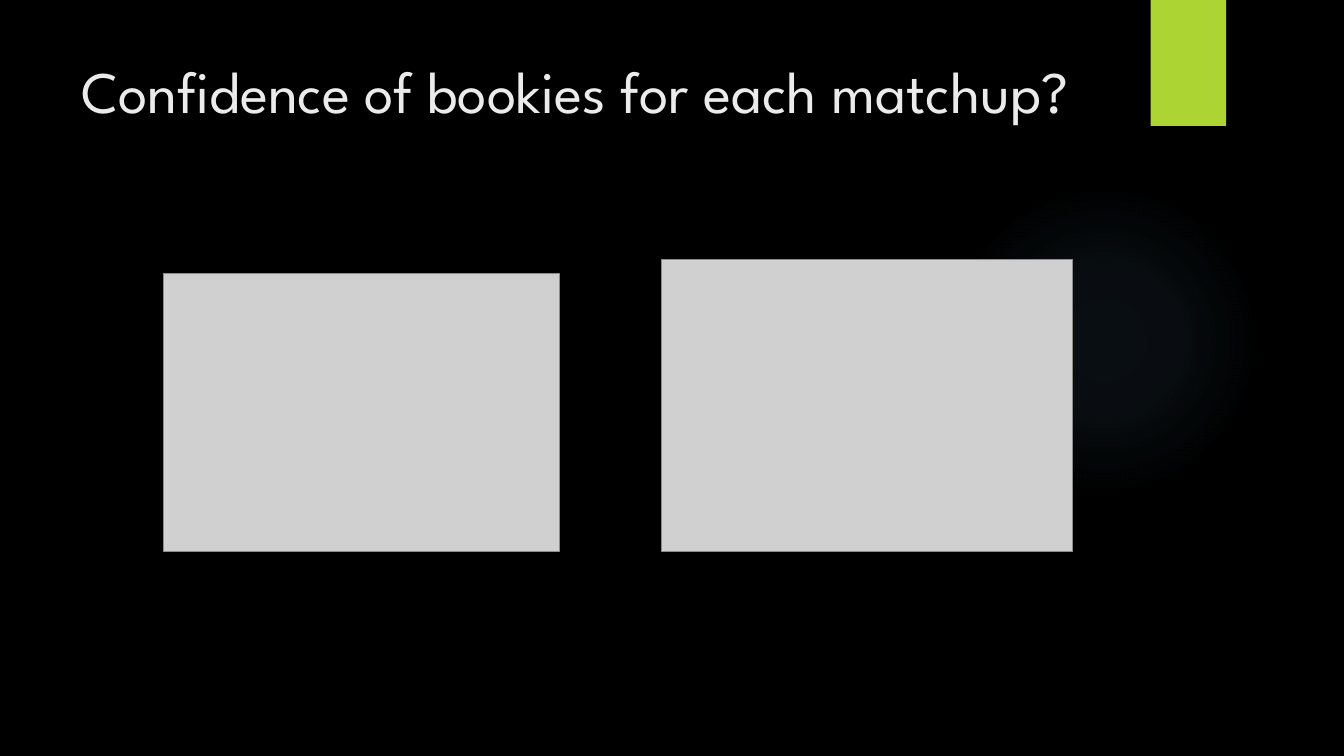
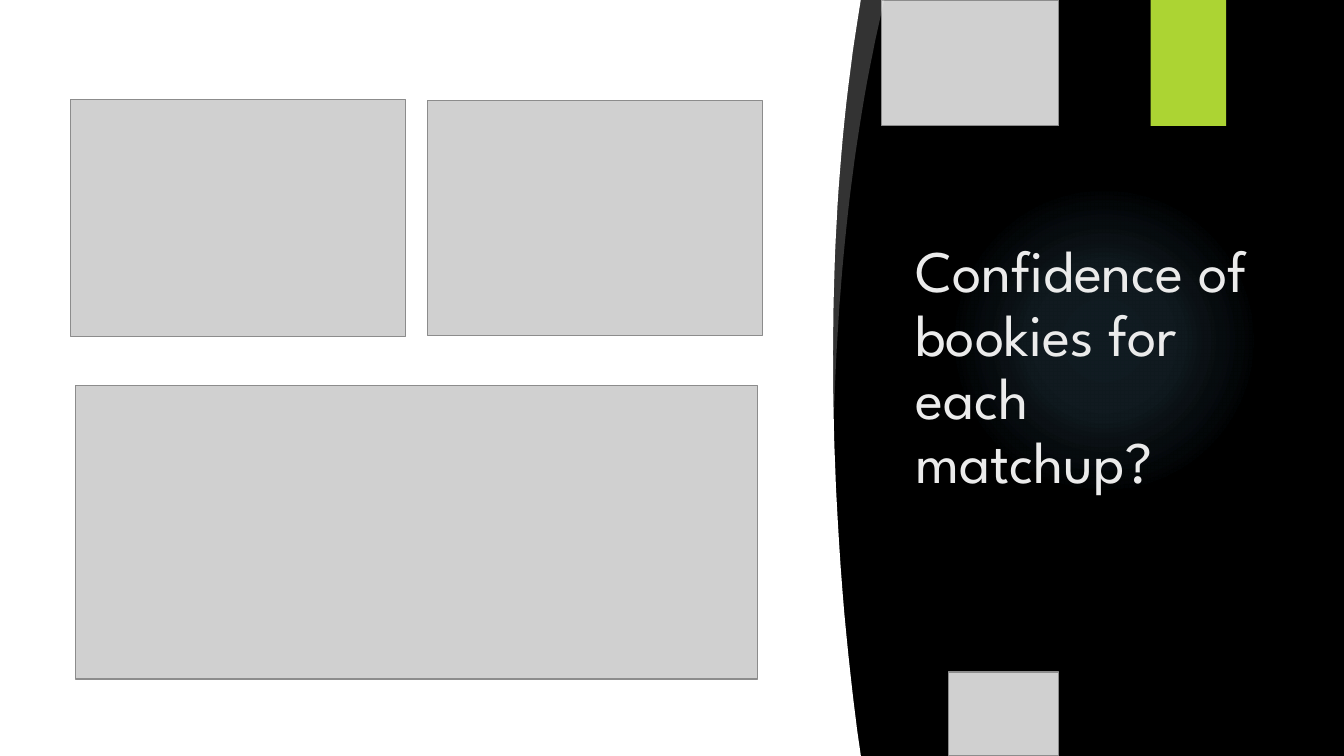
Before and after one commit to samerarbaji/project1, a slide deck: slide 7 of Cleansing/Project1/Sports Betting.pptx. Drawn at 1344x756 pixels with LibreOffice and Linux fonts; fonts in the diff are those of the drawing; grey boxes stand for pictures; background and template pictures are left out. Boxes give left, top, right and bottom in pixels: in the first picture for what was removed or moved away, otherwise in the second. Text is boxed around its words. In the diff, an @@ line names an element or a change of style, - is before the commit and + after.

```diff
--- a/Cleansing/Project1/Sports Betting.pptx
+++ b/Cleansing/Project1/Sports Betting.pptx
@@ rectangle added at [0,0,789,756], fill #FFFFFF @@
@@ freeform shape added at [713,0,862,756], fill #FFFFFF @@
@@ freeform shape added at [823,0,884,409], fill #FFFFFF at 20% opacity @@
@@ picture added at [882,0,1059,126] @@
@@ picture: place and size @@
-picture at [661,260,1073,553]
+picture at [71,99,405,337]
@@ picture: place and size @@
-picture at [163,274,560,553]
+picture at [427,101,762,336]
@@ title "Confidence of bookies for each ...": place and size @@
-title "Confidence of bookies for each ..." at [81,72,1069,126]
+title "Confidence of bookies for each ..." at [915,251,1246,496]
@@ title "Confidence of bookies for each ..." at [915,251,1246,496]: line spacing 1 to 0.9; vertical alignment top to bottom @@
@@ ellipse added at [949,185,1259,495], fill gradient #7AC4F0 @@
@@ picture added at [0,294,445,756] @@
@@ picture added at [0,319,167,580] @@
@@ picture added at [76,386,757,680] @@
@@ picture added at [949,673,1059,756] @@
```
